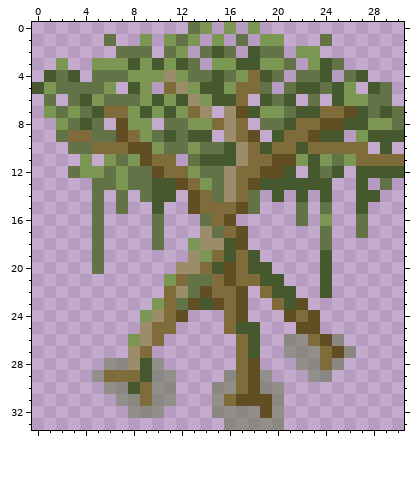
File history of a pixel-art sprite, Assets/Gfx/MapArt/Default/Swamp/swamptree4.png. Above: the version before the commit.
The file is 31x34 pixels.
And afterwards:
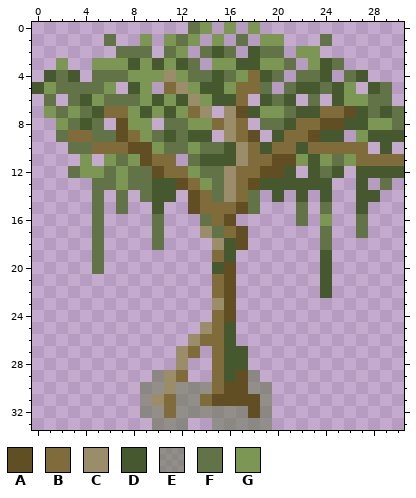
Palette (. is transparent): A #614e23  B #806b3b  C #9c8d6a  D #46582d  E #61734780  F #617347  G #7b9753
The exact change:
y 18: x 13..14 GC -> ..
y 19: x 13..14 CG -> ..; x 17..18 BD -> ..
y 20: x 12..14 CCB -> ...; x 17..19 BDD -> ...
y 21: x 11..14 GBFF -> ....; x 17..20 BBDD -> ....
y 22: x 11..14 BCFA -> ....; x 16..17 BA -> A.; x 19..21 BDD -> ...
y 23: x 10..17 GBFADABA -> .....CA.; x 20..22 BDA -> ...
y 24: x 9..12 GCBA -> ....; x 15..17 .BA -> BA.; x 21..23 ABA -> ...
y 25: x 9..11 CBB -> ...; x 14..18 ..BDD -> CBD..; x 22..23 AA -> ..
y 26: x 8..10 GCB -> ...; x 13..18 ....BD -> CBBD..; x 21..25 EEBAE -> .....
y 27: x 8..9 CB -> ..; x 12..13 .. -> CB; x 15..18 ..BD -> BDD.; x 21..26 EEEBAE -> ......
y 28: x 6..10 EECDE -> .....; x 12 . -> C; x 15..18 ..BA -> BDD.; x 22..25 EEBE -> ....
y 29: x 5..9 EBBBD -> .....; x 11..12 E. -> CB; x 15..19 .EBAE -> BDAE.; x 23..24 EE -> ..
y 30: x 6..9 EEDB -> ...E; x 11..18 E...EEBA -> CEEEBAAE; x 20 E -> .
y 31: x 7..16 EEBEE...EB -> ..ECBEEBAA; x 19..20 AE -> E.
y 32: x 8 E -> .; x 11..14 .... -> BEEE; x 18..20 EAE -> AE.
y 33: x 10..12 ... -> EEE; x 15 . -> E; x 20 E -> .
